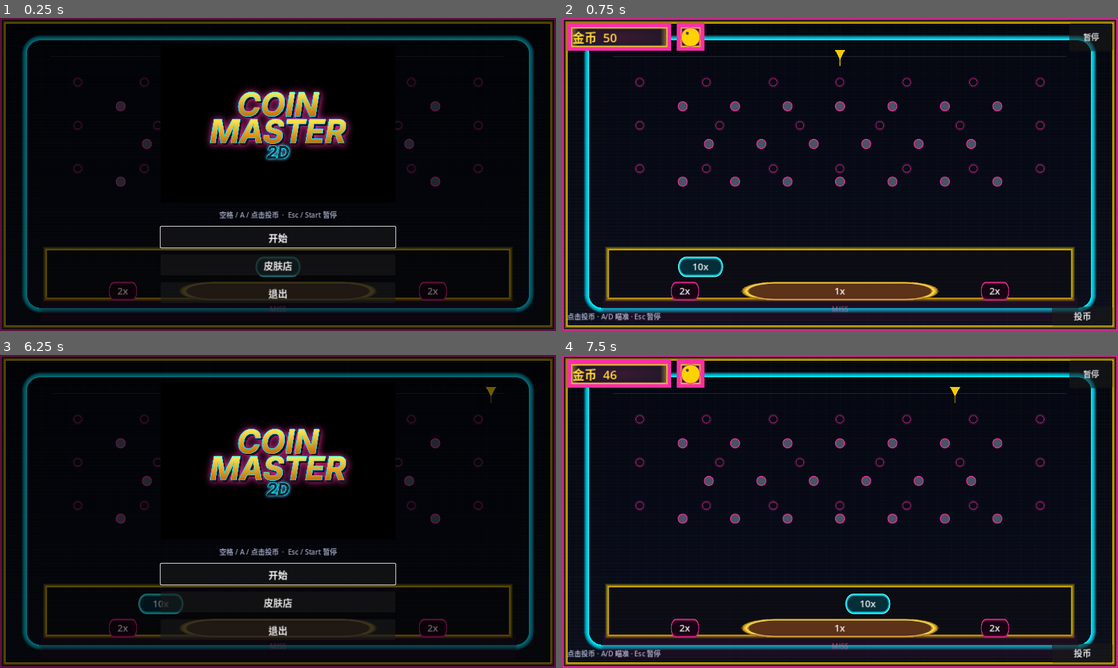
Above: before the commit, frames 1-4 (two rows, left to right).
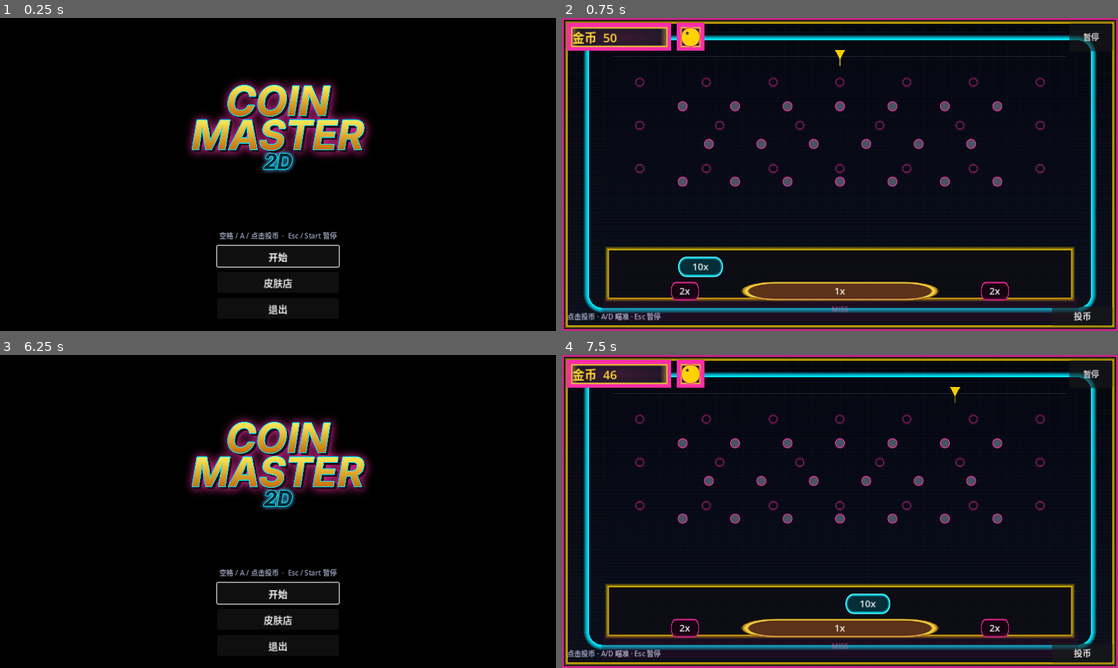
Above: after the commit, the same moments.

Repository: littleboss/coin-master
Game: Godot game, scene res://scenes/main.tscn
The game is run twice, just before and just after one commit, with the same random seed, the same clock (stepped at 60 frames per second) and the same inputs.
Inputs (mouse positions are in pixels of both pictures, inside the frame that each line leads up to):
- Up to frame 1 (0.25 s): no input
- Up to frame 2 (0.75 s): click "开始" at 0.5 s
- Up to frame 3 (6.25 s): click "暂停" at 1.25 s; click "继续" at 2 s; click "投币" at 2.75 s; tap Enter at 3.5 s; move the mouse to (400, 495) at 3.52 s; hold Right 3.53-4.28 s; tap A (aim_left) at 3.6 s; click (400, 495) at 3.67 s; move the mouse to (166, 527) at 4.27 s; hold Left 4.28-5.03 s; tap D (aim_right) at 4.35 s; click (166, 527) at 4.42 s; move the mouse to (333, 442) at 5.02 s; hold Space (toss_coin) 5.03-5.78 s; hold Right from 5.03 s (still down); click (333, 442) at 5.17 s; move the mouse to (250, 574) at 5.77 s; tap P at 5.85 s; click (250, 574) at 5.92 s
- Up to frame 4 (7.5 s): release Right at 6.5 s; click "开始" at 6.5 s; move the mouse to (1006, 558) at 7.27 s; hold Left from 7.28 s (still down); tap A (aim_left) at 7.35 s; click (1006, 558) at 7.42 s

The runs differ from the first frame. In frame 1, 20% of the frame differs, in the area x 0-100%, y 0-100%; in frame 2, nothing differs; in frame 3, 20%; in frame 4, nothing differs.

Commit message:
Letterbox the stacked title logo and cover-crop the playfield cabinet.
Pull Pixel table/logo art into playfield BgLayer (KEEP_ASPECT_COVERED) and
fit the 1536×1024 lockup on black (KEEP_ASPECT_CENTERED), never as a banner.

Co-authored-by: aliao <zju.pigeon@gmail.com>

Diff:
--- a/scenes/main.tscn
+++ b/scenes/main.tscn
@@ -1,38 +1,13 @@
-[gd_scene load_steps=5 format=3]
+[gd_scene load_steps=4 format=3]
 
 [ext_resource type="Script" path="res://scripts/main.gd" id="1_main"]
 [ext_resource type="PackedScene" path="res://scenes/playfield.tscn" id="2_play"]
 [ext_resource type="PackedScene" path="res://scenes/hud.tscn" id="3_hud"]
-[ext_resource type="Texture2D" path="res://assets/bg/table.png" id="4_table"]
 
 [node name="Main" type="Node"]
 process_mode = 3
 script = ExtResource("1_main")
 
-[node name="CabinetBg" type="CanvasLayer" parent="."]
-layer = -1
-
-[node name="ColorBlock" type="ColorRect" parent="CabinetBg"]
-anchors_preset = 15
-anchor_right = 1.0
-anchor_bottom = 1.0
-grow_horizontal = 2
-grow_vertical = 2
-mouse_filter = 2
-color = Color(0.0392157, 0.0470588, 0.101961, 1)
-
-[node name="Table" type="TextureRect" parent="CabinetBg"]
-anchors_preset = 15
-anchor_right = 1.0
-anchor_bottom = 1.0
-grow_horizontal = 2
-grow_vertical = 2
-mouse_filter = 2
-texture = ExtResource("4_table")
-expand_mode = 1
-stretch_mode = 6
-texture_filter = 2
-
 [node name="Playfield" parent="." instance=ExtResource("2_play")]
 
 [node name="HUD" parent="." instance=ExtResource("3_hud")]
--- a/scenes/playfield.tscn
+++ b/scenes/playfield.tscn
@@ -1,10 +1,35 @@
-[gd_scene load_steps=3 format=3]
+[gd_scene load_steps=4 format=3]
 
 [ext_resource type="Script" path="res://scripts/playfield.gd" id="1_play"]
 [ext_resource type="Script" path="res://scripts/coin_spawner.gd" id="2_spawn"]
+[ext_resource type="Texture2D" path="res://assets/bg/table.png" id="3_table"]
 
 [node name="Playfield" type="Node2D"]
 script = ExtResource("1_play")
+
+[node name="BgLayer" type="CanvasLayer" parent="."]
+layer = -1
+
+[node name="ColorBlock" type="ColorRect" parent="BgLayer"]
+anchors_preset = 15
+anchor_right = 1.0
+anchor_bottom = 1.0
+grow_horizontal = 2
+grow_vertical = 2
+mouse_filter = 2
+color = Color(0.0392157, 0.0470588, 0.101961, 1)
+
+[node name="Table" type="TextureRect" parent="BgLayer"]
+anchors_preset = 15
+anchor_right = 1.0
+anchor_bottom = 1.0
+grow_horizontal = 2
+grow_vertical = 2
+mouse_filter = 2
+texture = ExtResource("3_table")
+expand_mode = 1
+stretch_mode = 6
+texture_filter = 2
 
 [node name="Bounds" type="StaticBody2D" parent="."]
 collision_layer = 2
--- a/scripts/headless_smoke.gd
+++ b/scripts/headless_smoke.gd
@@ -68,6 +68,17 @@
 		_check("has slots", playfield.get_node("Slots").get_child_count() >= 4)
 		_check("drop y is table top", playfield.drop_y <= playfield.table.position.y + 20.0)
 		_check("spawner exists", playfield.spawner != null)
+		var table_bg := playfield.get_node_or_null("BgLayer/Table") as TextureRect
+		_check("playfield has table bg", table_bg != null)
+		if table_bg:
+			_check("table cover/center-crop", table_bg.stretch_mode == TextureRect.STRETCH_KEEP_ASPECT_COVERED)
+			_check("table not stretched", table_bg.stretch_mode != TextureRect.STRETCH_SCALE)
+		var title := get_parent().get_node_or_null("TitleScreen")
+		_check("has title screen", title != null)
+		if title:
+			var logo := title.get("_logo") as TextureRect
+			_check("logo letterbox/fit", logo != null and logo.stretch_mode == TextureRect.STRETCH_KEEP_ASPECT_CENTERED)
+			_check("logo not cover-crop banner", logo != null and logo.stretch_mode != TextureRect.STRETCH_KEEP_ASPECT_COVERED)
 		if playfield._jackpot:
 			var inner := playfield.inner_right - playfield.inner_left
 			var frac := playfield._jackpot.slot_size.x / inner
--- a/scripts/title_screen.gd
+++ b/scripts/title_screen.gd
@@ -1,5 +1,7 @@
 extends CanvasLayer
-## 标题：开始 / 皮肤店 / 退出。Logo 用 1536×1024 原图，不裁成横幅。
+## 标题：开始 / 皮肤店 / 退出。
+## Logo 是 1536×1024 叠字锁，黑底完整信箱适配（fit / letterbox）。
+## 绝不 Cover 裁切，也绝不拉成宽 Banner。
 
 signal start_pressed
 signal shop_pressed
@@ -8,9 +10,11 @@
 const LOGO_PATH := "res://assets/ui/logo.png"
 
 var _start_btn: Button
+var _logo: TextureRect
 
 
 func _ready() -> void:
+	name = "TitleScreen"
 	layer = 20
 	process_mode = Node.PROCESS_MODE_ALWAYS
 	_build()
@@ -26,37 +30,45 @@
 
 
 func _build() -> void:
-	var dim := ColorRect.new()
-	dim.color = Color(0, 0, 0, 0.55)
-	dim.set_anchors_preset(Control.PRESET_FULL_RECT)
-	dim.mouse_filter = Control.MOUSE_FILTER_STOP
-	add_child(dim)
+	# 不透明黑底：叠字锁周围的「信箱」就是这块黑，不要透出台面。
+	var black := ColorRect.new()
+	black.color = Color(0, 0, 0, 1)
+	black.set_anchors_preset(Control.PRESET_FULL_RECT)
+	black.mouse_filter = Control.MOUSE_FILTER_STOP
+	add_child(black)
 
-	var center := CenterContainer.new()
-	center.set_anchors_preset(Control.PRESET_FULL_RECT)
-	center.mouse_filter = Control.MOUSE_FILTER_IGNORE
-	add_child(center)
+	var margin := MarginContainer.new()
+	margin.set_anchors_preset(Control.PRESET_FULL_RECT)
+	margin.add_theme_constant_override("margin_left", 36)
+	margin.add_theme_constant_override("margin_right", 36)
+	margin.add_theme_constant_override("margin_top", 20)
+	margin.add_theme_constant_override("margin_bottom", 28)
+	margin.mouse_filter = Control.MOUSE_FILTER_IGNORE
+	add_child(margin)
 
 	var box := VBoxContainer.new()
-	box.custom_minimum_size = Vector2(480, 0)
-	box.add_theme_constant_override("separation", 16)
-	center.add_child(box)
+	box.add_theme_constant_override("separation", 12)
+	box.mouse_filter = Control.MOUSE_FILTER_IGNORE
+	margin.add_child(box)
 
-	# 1536×1024 叠字 Logo：按比例完整显示，绝不裁成宽 Banner。
-	# 图还没进仓库时用色块叠字占位，避免标题空白。
+	# 剩余高度全给 Logo：KEEP_ASPECT_CENTERED = 完整放下，多出来的边是黑信箱。
+	# COVERED 会裁掉叠字；SCALE 会拉扁。这两种都不要。
 	if ResourceLoader.exists(LOGO_PATH):
-		var logo := TextureRect.new()
-		logo.texture = load(LOGO_PATH)
-		logo.texture_filter = CanvasItem.TEXTURE_FILTER_LINEAR
-		logo.expand_mode = TextureRect.EXPAND_IGNORE_SIZE
-		logo.stretch_mode = TextureRect.STRETCH_KEEP_ASPECT_CENTERED
-		logo.custom_minimum_size = Vector2(540, 360)
-		logo.mouse_filter = Control.MOUSE_FILTER_IGNORE
-		box.add_child(logo)
+		_logo = TextureRect.new()
+		_logo.texture = load(LOGO_PATH)
+		_logo.texture_filter = CanvasItem.TEXTURE_FILTER_LINEAR
+		_logo.expand_mode = TextureRect.EXPAND_IGNORE_SIZE
+		_logo.stretch_mode = TextureRect.STRETCH_KEEP_ASPECT_CENTERED
+		_logo.size_flags_horizontal = Control.SIZE_EXPAND_FILL
+		_logo.size_flags_vertical = Control.SIZE_EXPAND_FILL
+		_logo.mouse_filter = Control.MOUSE_FILTER_IGNORE
+		box.add_child(_logo)
 	else:
 		var stacked := Label.new()
 		stacked.text = "COIN\nMASTER\n2D"
 		stacked.horizontal_alignment = HORIZONTAL_ALIGNMENT_CENTER
+		stacked.vertical_alignment = VERTICAL_ALIGNMENT_CENTER
+		stacked.size_flags_vertical = Control.SIZE_EXPAND_FILL
 		stacked.add_theme_font_size_override("font_size", 48)
 		stacked.add_theme_color_override("font_color", Color(1.0, 0.84, 0.2))
 		box.add_child(stacked)
@@ -77,7 +89,8 @@
 func _btn(text: String, cb: Callable) -> Button:
 	var b := Button.new()
 	b.text = text
-	b.custom_minimum_size = Vector2(0, 48)
+	b.custom_minimum_size = Vector2(280, 48)
+	b.size_flags_horizontal = Control.SIZE_SHRINK_CENTER
 	b.add_theme_font_size_override("font_size", 22)
 	b.pressed.connect(cb)
 	return b
Not shown, changed: README.md
